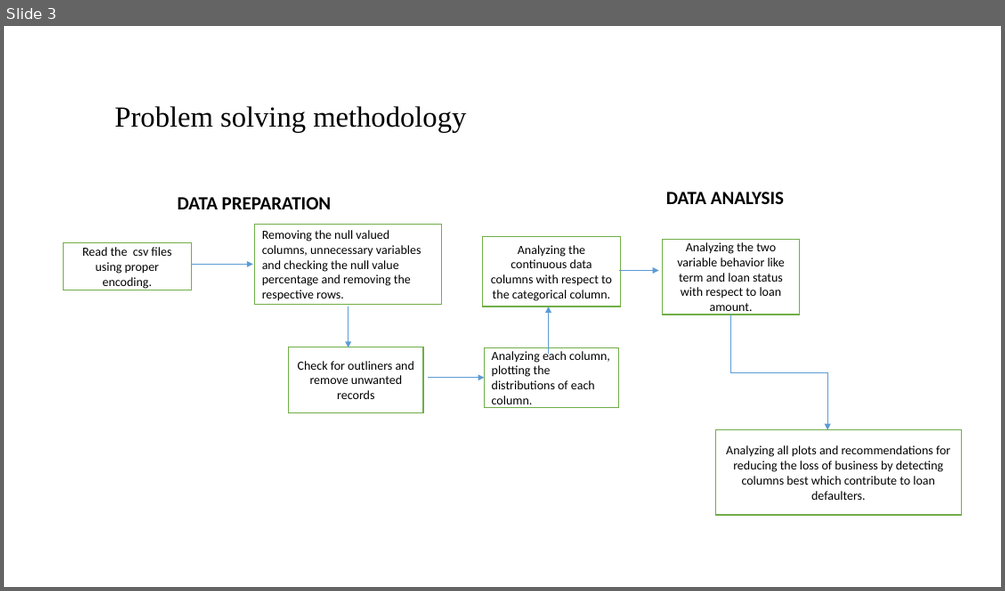
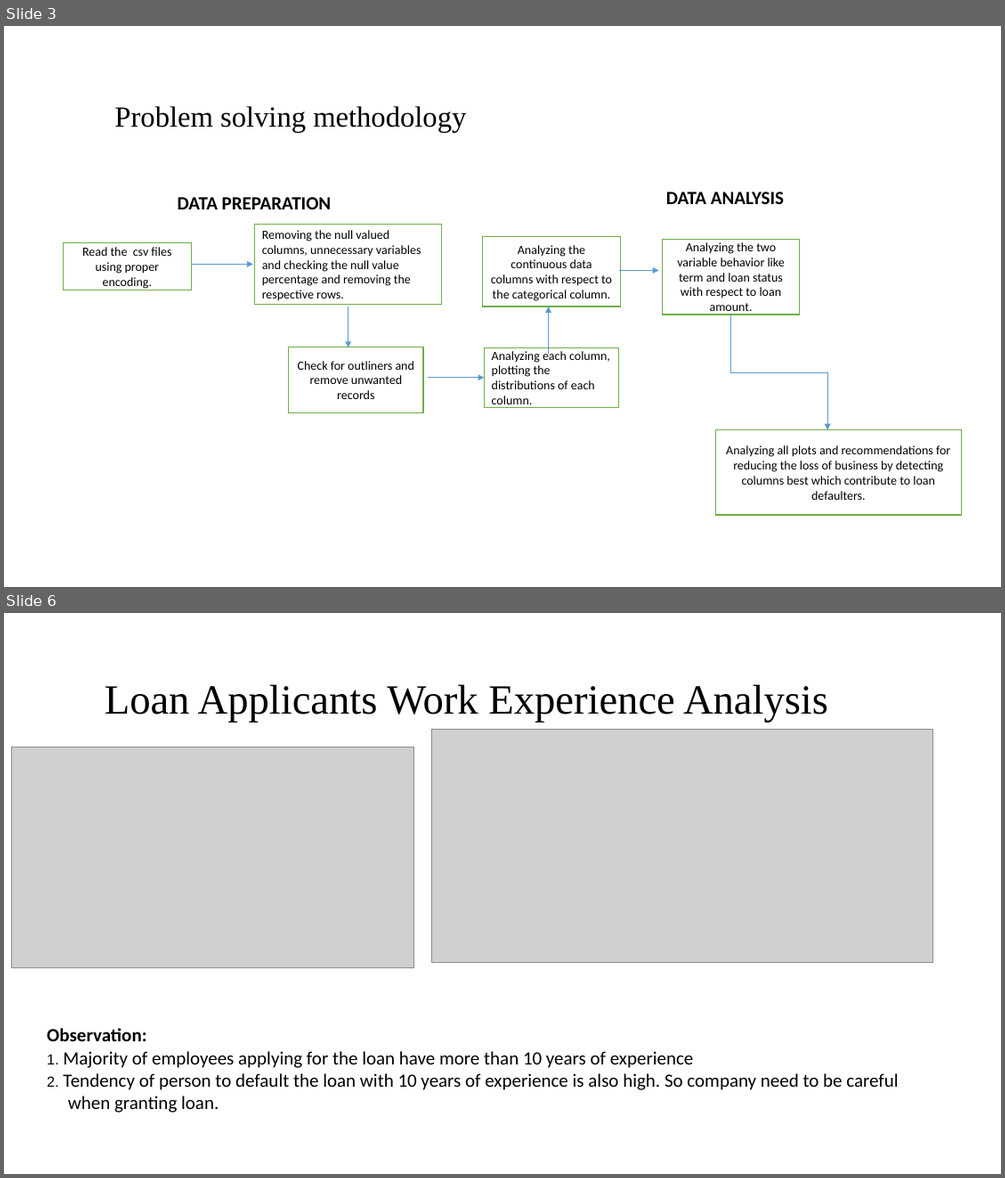
Before and after one commit to ArjunAshokKumar/Lending-Club-Case-Study, a slide deck: Niraj Kumar.pptx. Shown one above the other, each under a label of ours: slide 3 before the commit, slides 3 and 6 after it; the slides between them are not shown. The pictures are 1005x591 and 1005x1178 pixels, drawn with LibreOffice and Linux fonts; fonts in the diff are those of the drawing; grey boxes stand for pictures; background and template pictures are left out. Boxes give left, top, right and bottom in pixels: in the first picture for what was removed or moved away, otherwise in the second. Text is boxed around its words. In the diff, an @@ line names an element or a change of style, - is before the commit and + after.

```diff
--- a/Niraj Kumar.pptx
+++ b/Niraj Kumar.pptx
@@ slide 6 added at (4,613,1001,1174), background #FFFFFF @@
@@ title added at (105,684,828,722), 40 pt, text #000000 @@
+Loan Applicants Work Experience Analysis
@@ picture added at (431,729,933,962) @@
@@ picture added at (11,747,413,968) @@
@@ text added at (47,1028,898,1112), 18 pt, text #000000 @@
+Observation:
+1. Majority of employees applying for the loan have more than 10 years of experience
+2. Tendency of person to default the loan with 10 years of experience is also high. So company need to be careful
+when granting loan.
```
Also in this commit, not shown: 2 other slides added, 3 slides removed.
